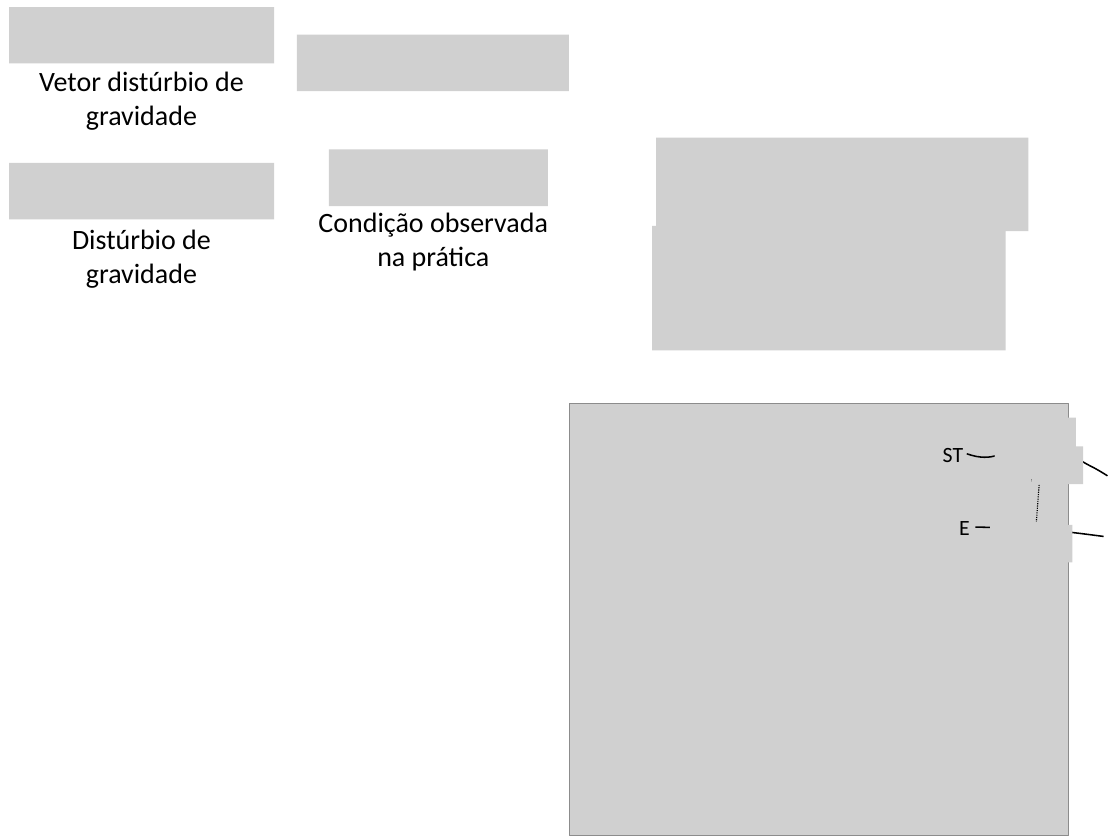
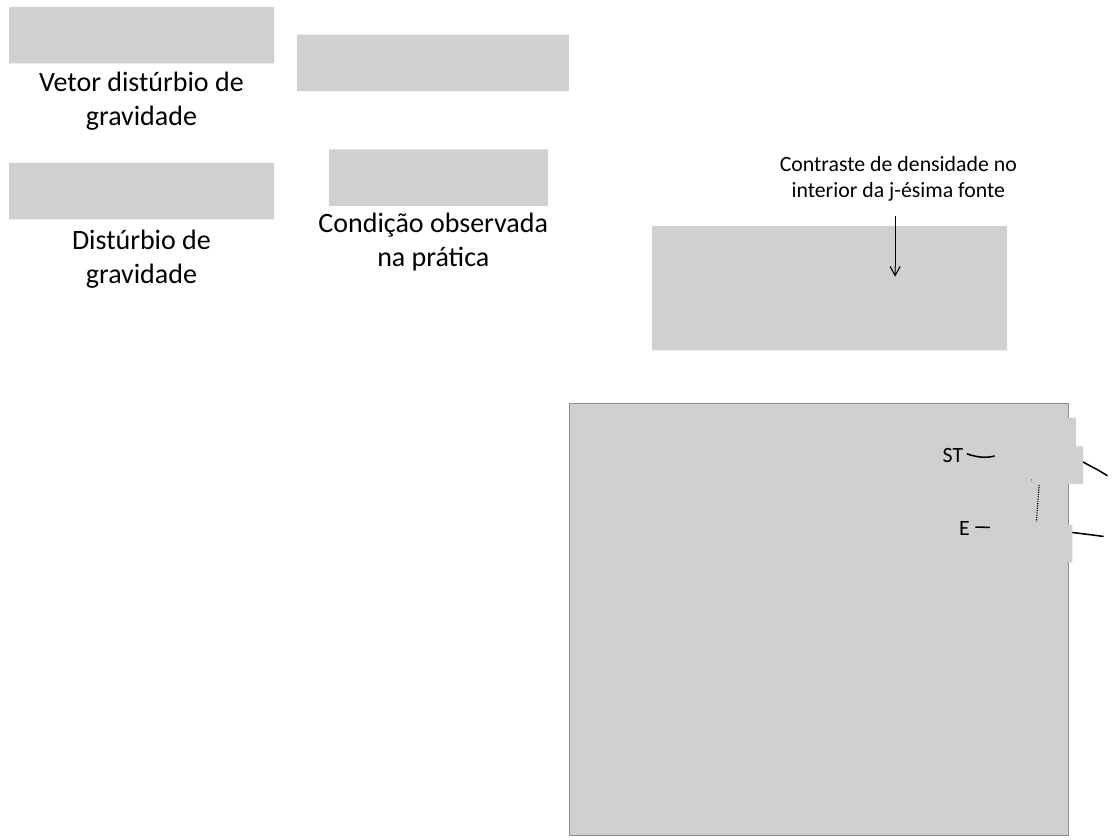
Before and after one commit to pinga-lab/CE-VII-SimBGf-2016, a slide deck: slide 13 of slides/5b_disturbio_gravidade.pptx. Drawn at 1120x840 pixels with LibreOffice and Linux fonts; fonts in the diff are those of the drawing; grey boxes stand for pictures. Boxes give left, top, right and bottom in pixels: in the first picture for what was removed or moved away, otherwise in the second. Text is boxed around its words. In the diff, an @@ line names an element or a change of style, - is before the commit and + after.

Commit message:
especifica unidades, generaliza a intensidade de magnetizacao e generaliza a densidade

```diff
--- a/slides/5b_disturbio_gravidade.pptx
+++ b/slides/5b_disturbio_gravidade.pptx
@@ picture removed at [656, 138, 1028, 232] @@
@@ text added at [780, 156, 1017, 201], 14 pt, text #000000 @@
+Contraste de densidade no interior da j-ésima fonte
@@ arrow added from (895, 216) to (895, 277), #000000 0.75 pt @@
```
Also in this commit, not shown: 15 other slides changed, 2 slides added, 1 slide removed, 5 other files.
